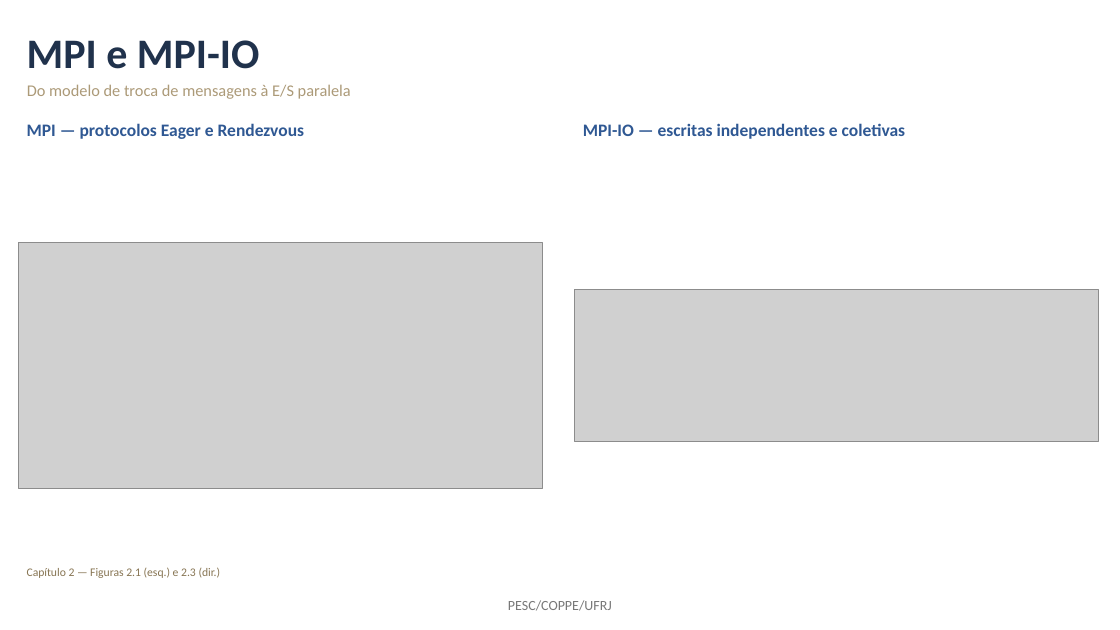
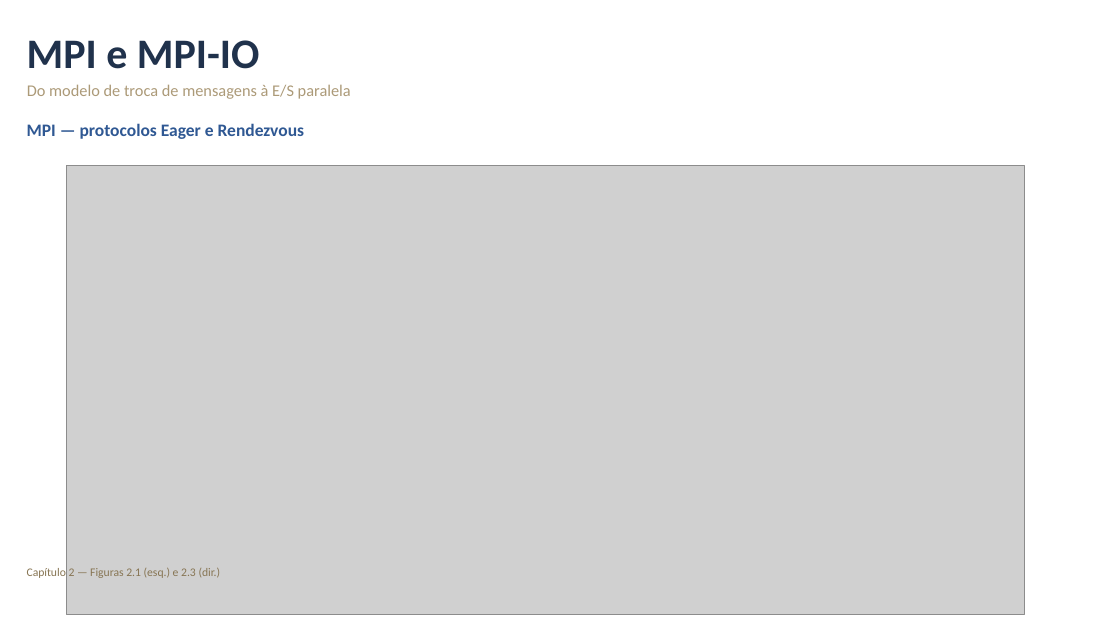
Before and after one commit to mbrcruz/SDDP-MPIO-Latex, a slide deck: slide 4 of Apresentacao/Apresentacao_MPIO.pptx. Drawn at 1120x630 pixels with LibreOffice and Linux fonts; fonts in the diff are those of the drawing; grey boxes stand for pictures. Boxes give left, top, right and bottom in pixels: in the first picture for what was removed or moved away, otherwise in the second. Text is boxed around its words. In the diff, an @@ line names an element or a change of style, - is before the commit and + after.

```diff
--- a/Apresentacao/Apresentacao_MPIO.pptx
+++ b/Apresentacao/Apresentacao_MPIO.pptx
@@ text removed at [583, 123, 905, 139] @@
-MPI-IO — escritas independentes e coletivas
@@ picture: place and size @@
-picture at [18, 243, 543, 488]
+picture at [66, 166, 1024, 614]
@@ picture removed at [575, 289, 1099, 442] @@
```
Also in this commit, not shown: 2 other slides changed, 1 slide added.
